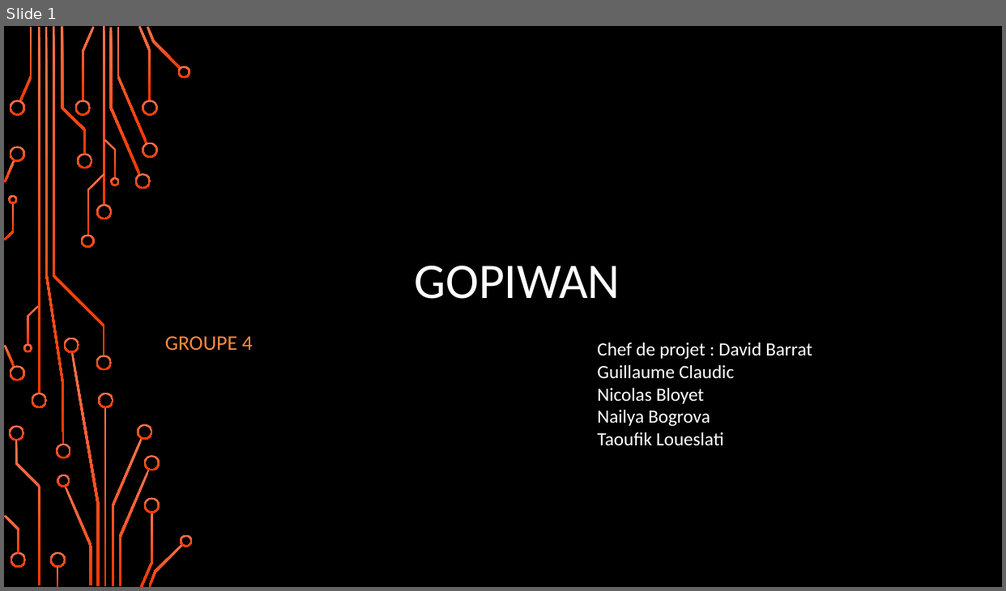
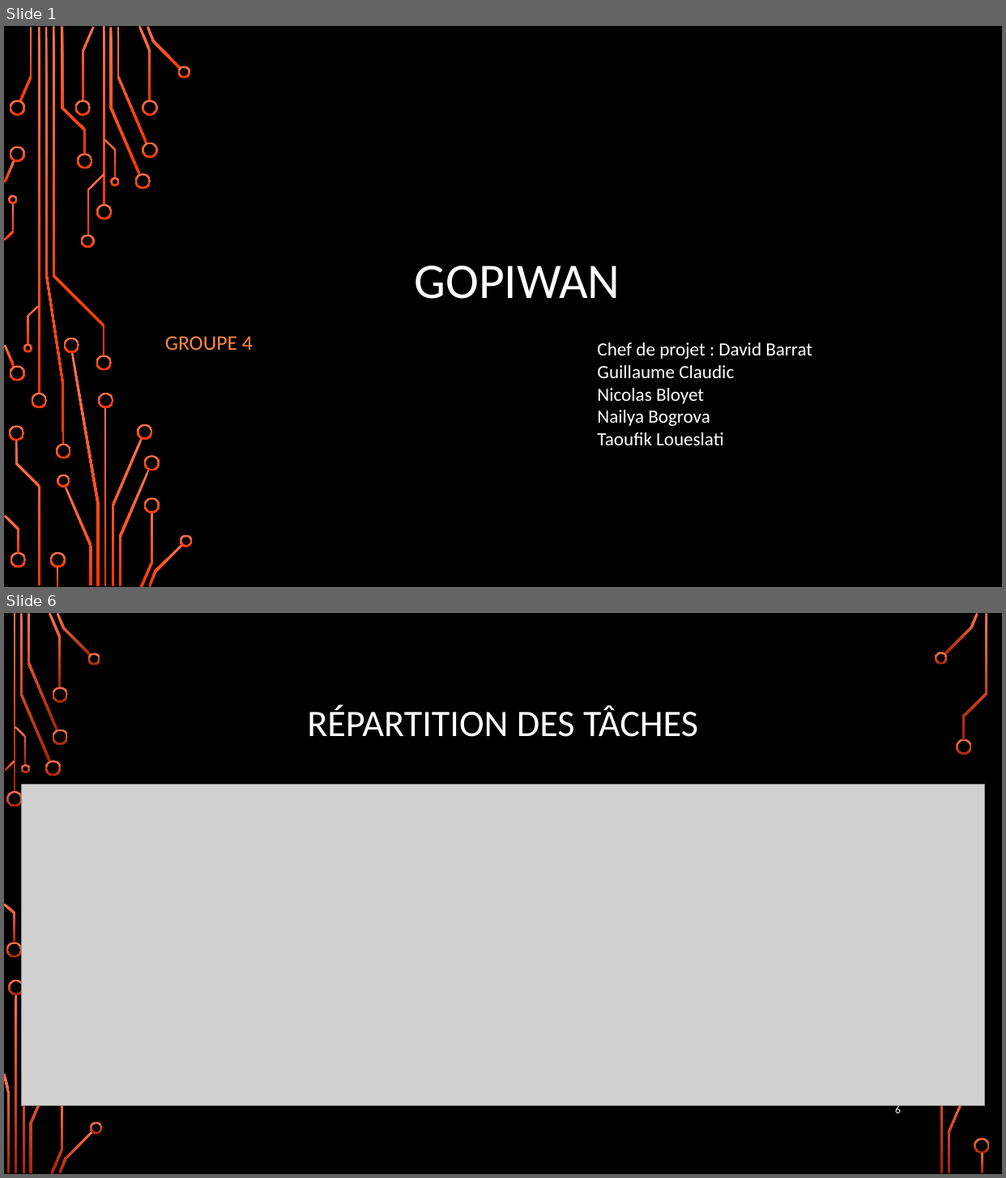
Before and after one commit to zipang29/gopiwan, a slide deck: Documents/diaporama_soutenance.pptx. Shown one above the other, each under a label of ours: slide 1 before the commit, slides 1 and 6 after it; the slides between them are not shown. The pictures are 1006x591 and 1006x1178 pixels, drawn with LibreOffice and Linux fonts; fonts in the diff are those of the drawing; grey boxes stand for pictures; background and template pictures are left out. Boxes give left, top, right and bottom in pixels: in the first picture for what was removed or moved away, otherwise in the second. Text is boxed around its words. In the diff, an @@ line names an element or a change of style, - is before the commit and + after.

```diff
--- a/Documents/diaporama_soutenance.pptx
+++ b/Documents/diaporama_soutenance.pptx
@@ slide 6 added at (4,613,1002,1174), background picture (left out) @@
@@ title added at (307,705,698,737), 36 pt, text #FFFFFF @@
+RÉPARTITION DES TÂCHES
@@ picture added at (21,785,984,1105) @@
@@ page number added at (895,1104,901,1116), 10.5 pt, text #FFFFFF @@
+6
@@ group added at (4,613,990,1174): 28 freeform shapes, 3 rectangles @@
```
Also in this commit, not shown: 6 slides changed, 1 other slide added, 1 slide removed.
